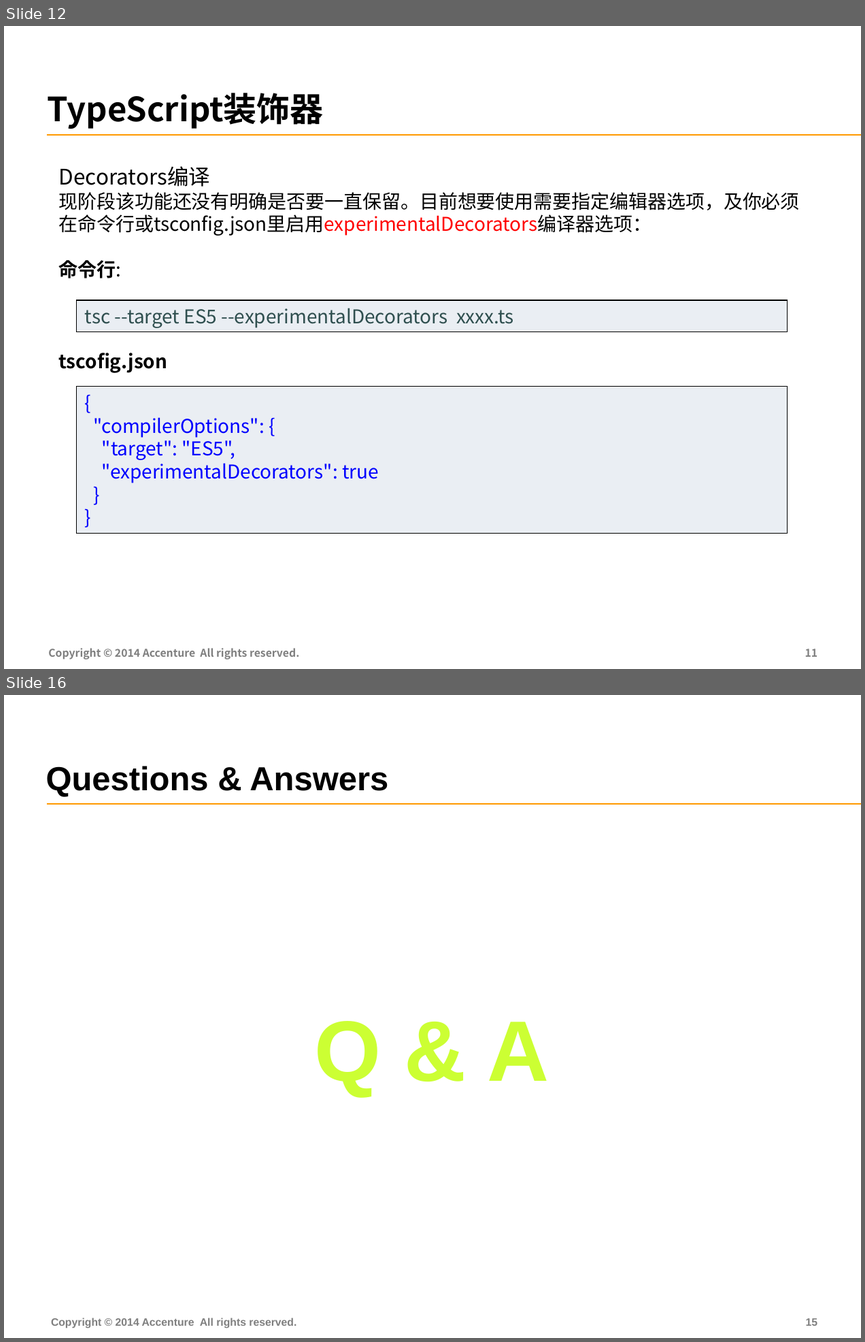
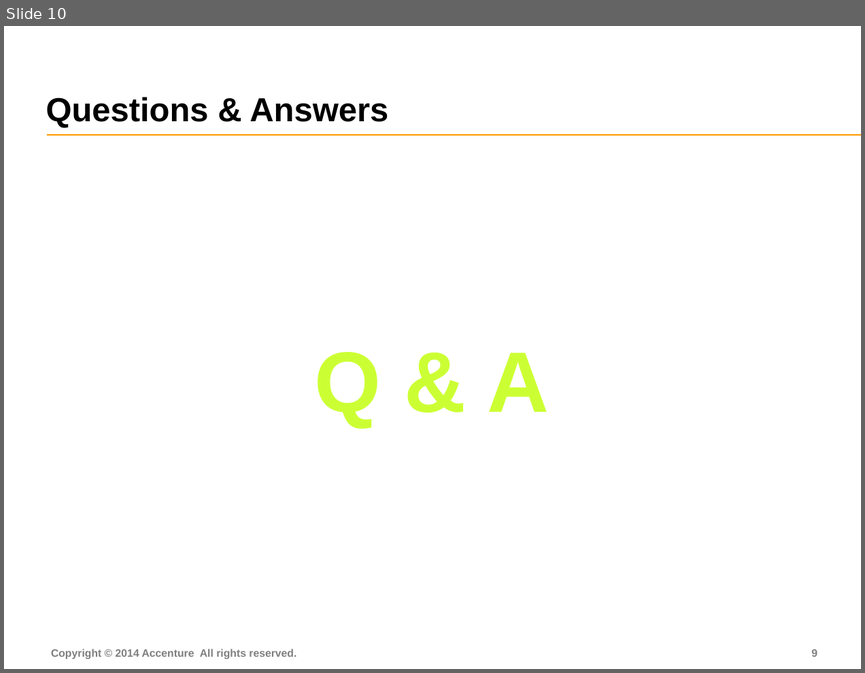
Before and after one commit to FS-Angular-Interest-Group/AngularTraining, a slide deck: PPT/04-Accenture-FS-Angular-Router.pptx. Shown one above the other, each under a label of ours: slides 12 and 16 before the commit, slide 10 after it; the slides between them are not shown. The pictures are 865x1342 and 865x673 pixels, drawn with LibreOffice and Linux fonts; fonts in the diff are those of the drawing. Boxes give left, top, right and bottom in pixels: in the first picture for what was removed or moved away, otherwise in the second. Text is boxed around its words. In the diff, an @@ line names an element or a change of style, - is before the commit and + after.

```diff
--- a/PPT/04-Accenture-FS-Angular-Router.pptx
+++ b/PPT/04-Accenture-FS-Angular-Router.pptx
@@ slide 12 removed at [4,26,861,669], background #FFFFFF; not listed: 1 template element that a slide beside it also shows @@
@@ text removed at [47,93,323,129] @@
-TypeScript装饰器
@@ text removed at [59,166,800,373] @@
-Decorators编译
-现阶段该功能还没有明确是否要一直保留。目前想要使用需要指定编辑器选项，及你必须在命令行或tsconfig.json里启用experimentalDecorators编译器选项：
-命令行:
-tscofig.json
@@ rectangle removed at [76,300,787,332] @@
-tsc --target ES5 --experimentalDecorators xxxx.ts
@@ rectangle removed at [76,386,787,533] @@
-{
-"compilerOptions": {
-"target": "ES5",
-"experimentalDecorators": true
-}
-}
@@ text removed at [48,648,299,659] @@
-Copyright © 2014 Accenture All rights reserved.
@@ page number removed at [805,648,818,656] @@
-11
@@ what was slide 16 is now slide 10 @@
@@ page number at [811,649,817,656]: text changed @@
-15
+9
```
Also in this commit, not shown: 6 slides changed, 1 slide added, 6 other slides removed, 2 other files.
